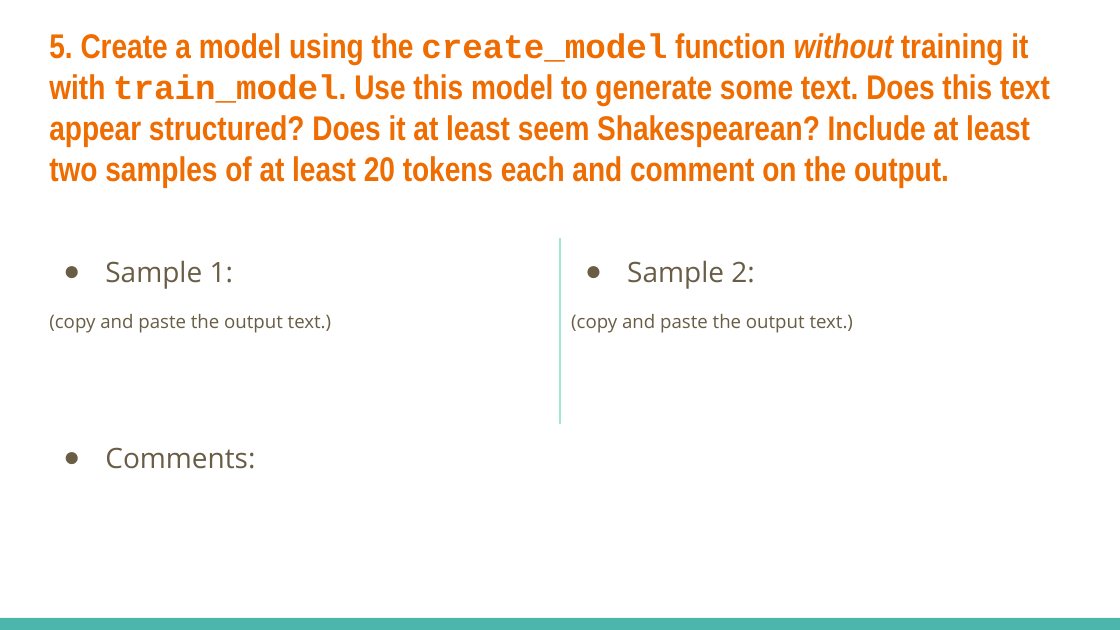
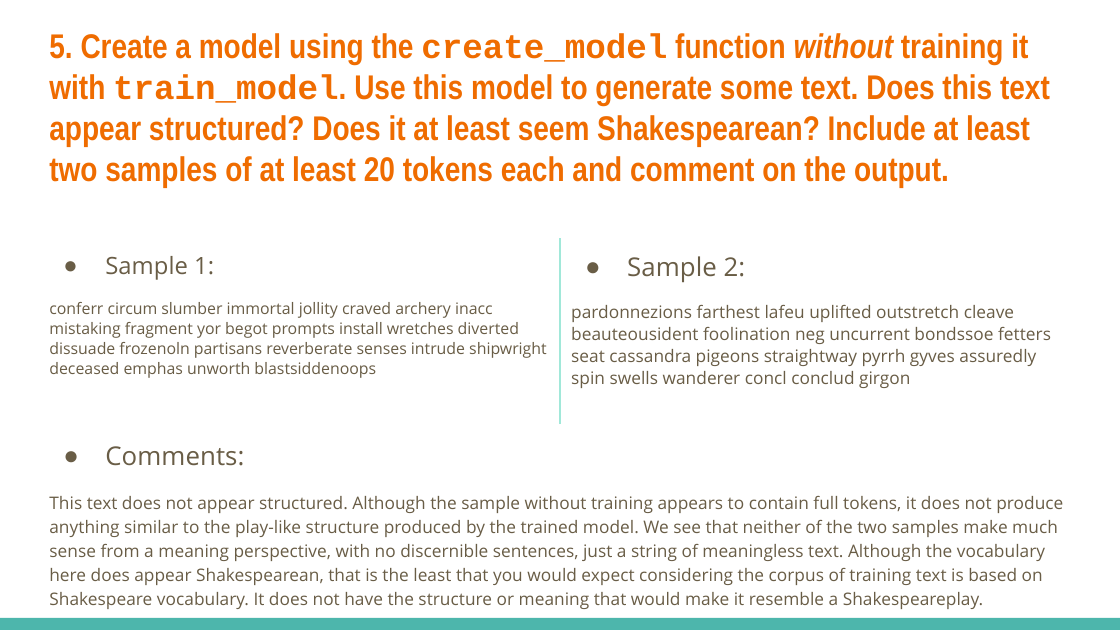
Before and after one commit to eding42/ece157b-hw1, a slide deck: slide 6 of Homework_1_Template.pptx. Drawn at 1120x630 pixels with LibreOffice and Linux fonts; fonts in the diff are those of the drawing. Boxes give left, top, right and bottom in pixels: in the first picture for what was removed or moved away, otherwise in the second. Text is boxed around its words. In the diff, an @@ line names an element or a change of style, - is before the commit and + after.

```diff
--- a/Homework_1_Template.pptx
+++ b/Homework_1_Template.pptx
@@ text at (105,256,214,280): size 18 to 15.3 pt in "Sample 1:"; line spacing 1.15 to 1.05 @@
@@ text at (627,256,746,283): size 18 to 16.6 pt in "Sample 2:"; line spacing 1.15 to 1.05 @@
@@ text at (49,302,547,378): text changed; size 12 to 10.2 pt @@
-(copy and paste the output text.)
+conferr circum slumber immortal jollity craved archery inacc mistaking fragment yor begot prompts install wretches diverted dissuade frozenoln partisans reverberate senses intrude shipwright deceased emphas unworth blastsiddenoops
@@ text at (571,305,1051,388): text changed; size 12 to 11.1 pt @@
-(copy and paste the output text.)
+pardonnezions farthest lafeu uplifted outstretch cleave beauteousident foolination neg uncurrent bondssoe fetters seat cassandra pigeons straightway pyrrh gyves assuredly spin swells wanderer concl conclud girgon
@@ text at (105,446,244,466): size 18 to 16.6 pt in "Comments:" @@
@@ text at (49,496,1063,609): paragraph added @@
+This text does not appear structured. Although the sample without training appears to contain full tokens, it does not produce anything similar to the play-like structure produced by the trained model. We see that neither of the two samples make much sense from a meaning perspective, with no discernible sentences, just a string of meaningless text. Although the vocabulary here does appear Shakespearean, that is the least that you would expect considering the corpus of training text is based on Shakespeare vocabulary. It does not have the structure or meaning that would make it resemble a Shakespeareplay.
```
Also in this commit, not shown: 4 other slides changed, 2 other files.
